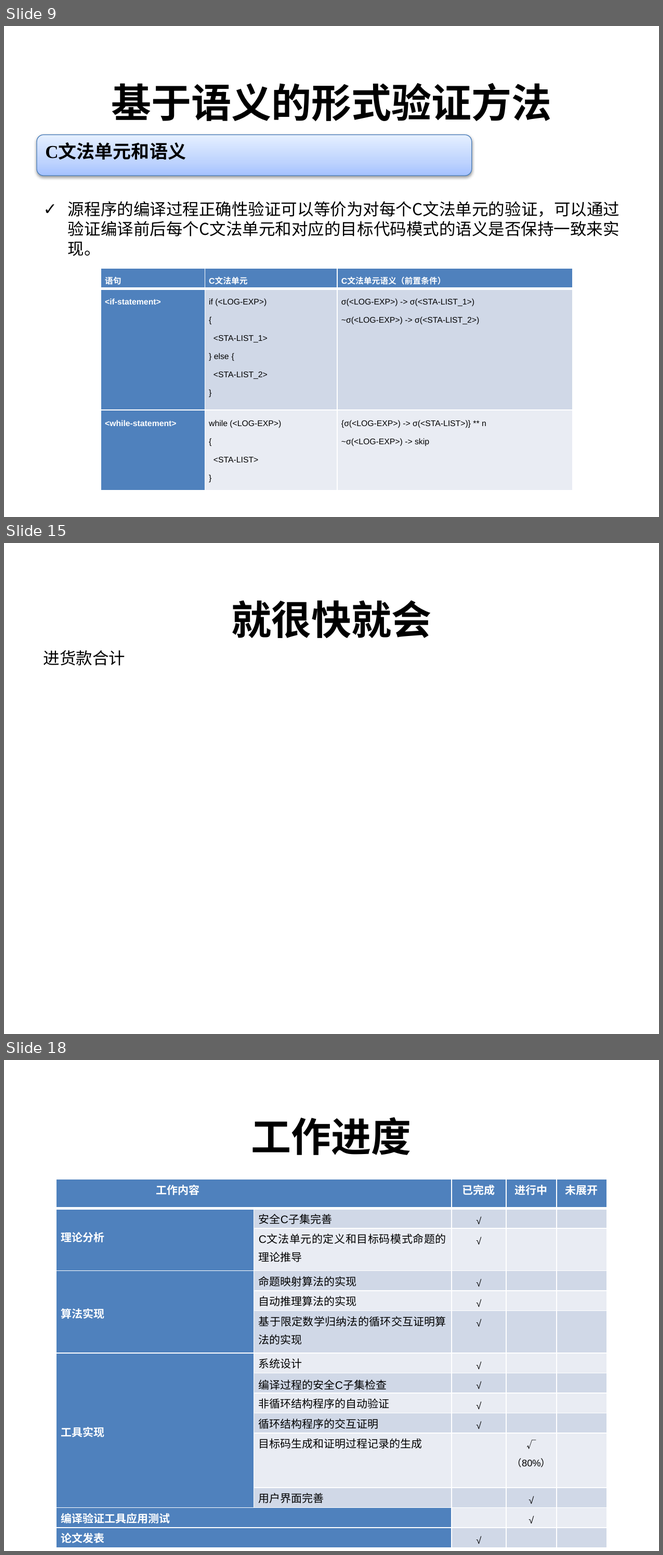
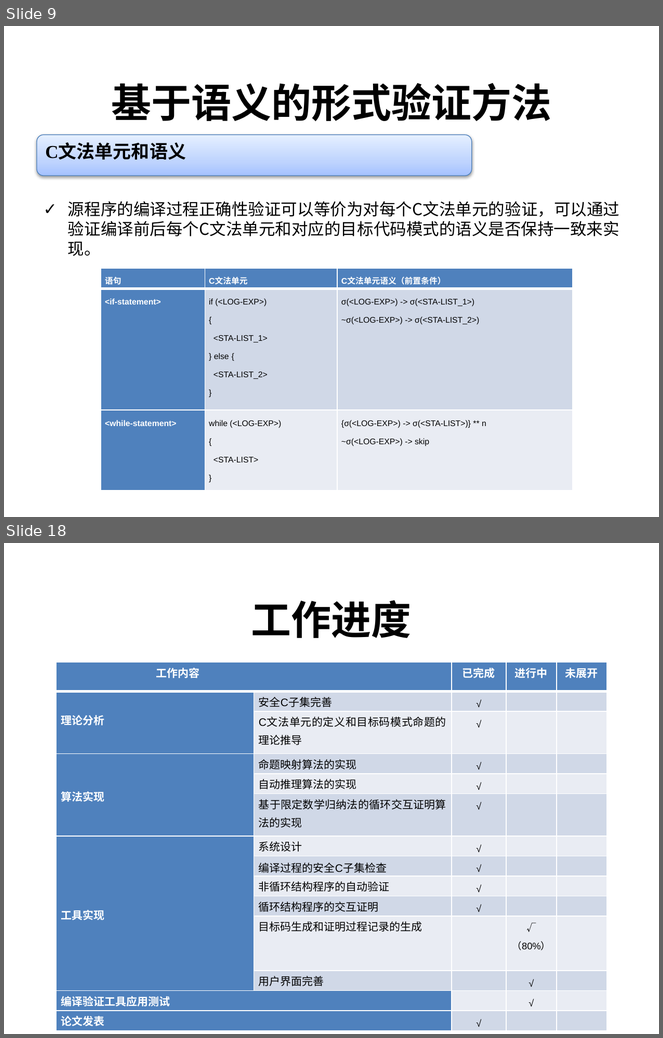
Before and after one commit to destiny1991/--2014--destiny, a slide deck: 中期检查/中期检查_陈志伟.pptx. Shown one above the other, each under a label of ours: slides 9, 15 and 18 before the commit, slides 9 and 18 after it; the slides between them are not shown. The pictures are 663x1555 and 663x1038 pixels, drawn with LibreOffice and Linux fonts; fonts in the diff are those of the drawing; background and template pictures are left out. Boxes give left, top, right and bottom in pixels: in the first picture for what was removed or moved away, otherwise in the second. Text is boxed around its words. In the diff, an @@ line names an element or a change of style, - is before the commit and + after.

```diff
--- a/中期检查/中期检查_陈志伟.pptx
+++ b/中期检查/中期检查_陈志伟.pptx
@@ slide 15 removed at (4, 543, 659, 1034), background #FFFFFF @@
@@ title removed at (231, 600, 431, 638) @@
-就很快就会
@@ text removed at (44, 650, 125, 666) @@
-进货款合计
```
Also in this commit, not shown: 5 slides changed, 3 slides added, 2 other slides removed.
